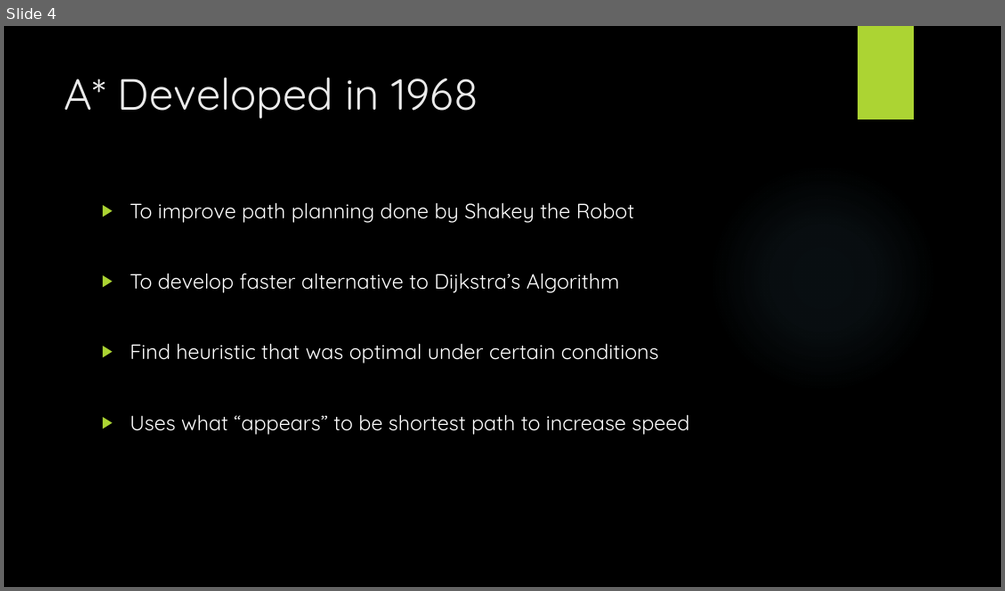
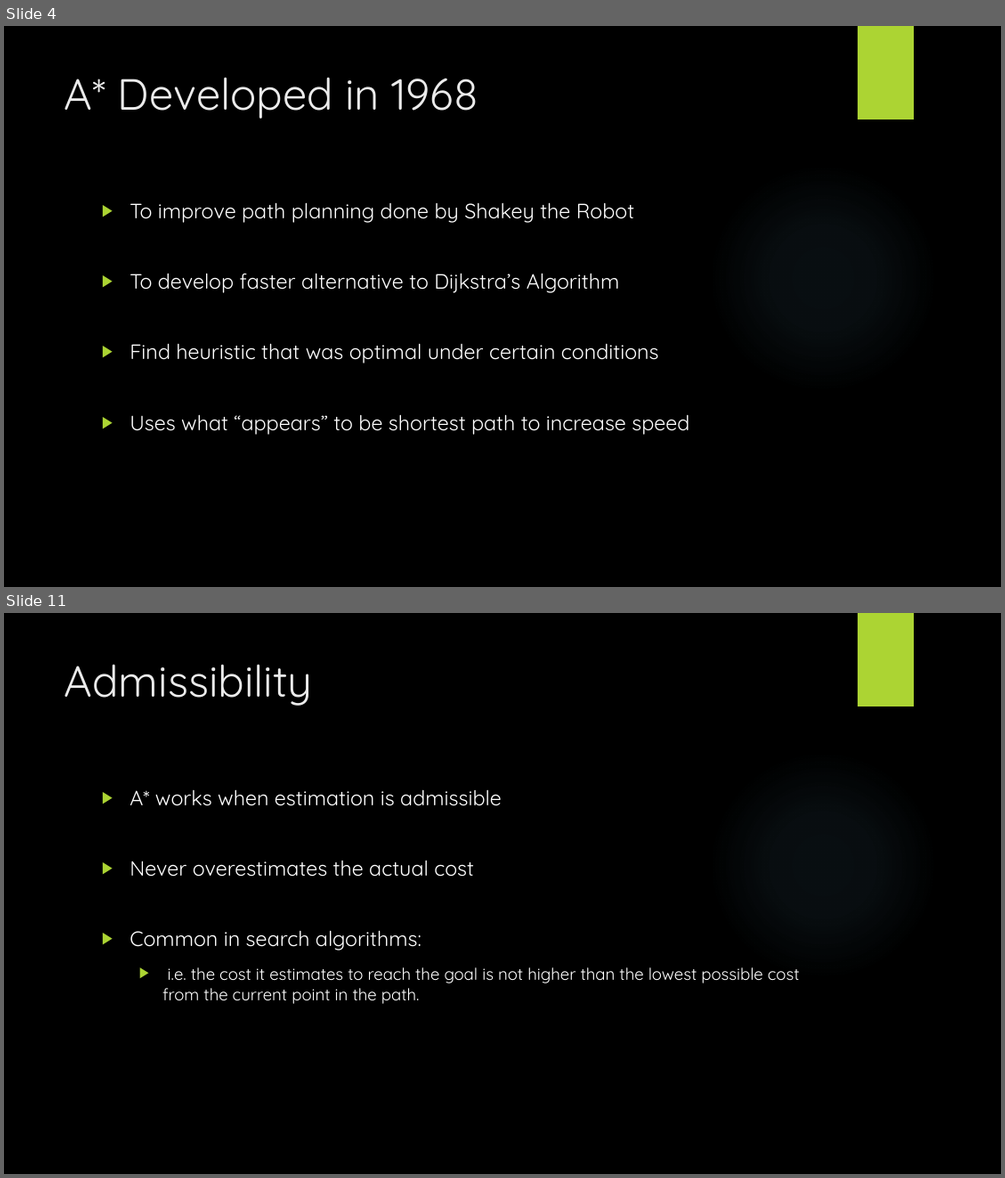
Before and after one commit to StevenPG/GraphTheoryProject2016, a slide deck: Documents/GraphTheoryPresentation.pptx. Shown one above the other, each under a label of ours: slide 4 before the commit, slides 4 and 11 after it; the slides between them are not shown. The pictures are 1005x591 and 1005x1178 pixels, drawn with LibreOffice and Linux fonts; fonts in the diff are those of the drawing; background and template pictures are left out. Boxes give left, top, right and bottom in pixels: in the first picture for what was removed or moved away, otherwise in the second. Text is boxed around its words. In the diff, an @@ line names an element or a change of style, - is before the commit and + after.

```diff
--- a/Documents/GraphTheoryPresentation.pptx
+++ b/Documents/GraphTheoryPresentation.pptx
@@ slide 11 added at box(4, 613, 1001, 1174), background picture (left out); not listed: 2 template elements that a slide beside it also shows @@
@@ title added at box(65, 664, 313, 706), 42 pt, text #EBEBEB @@
+Admissibility
@@ text added at box(129, 790, 800, 1004), 16 pt, text #FFFFFF @@
+▶ A* works when estimation is admissible
+▶ Never overestimates the actual cost
+▶ Common in search algorithms:
+  ▶ i.e. the cost it estimates to reach the goal is not higher than the lowest possible cost from the current point in the path.
```
Also in this commit, not shown: 2 slides changed, 6 other slides added, 2 other files.
